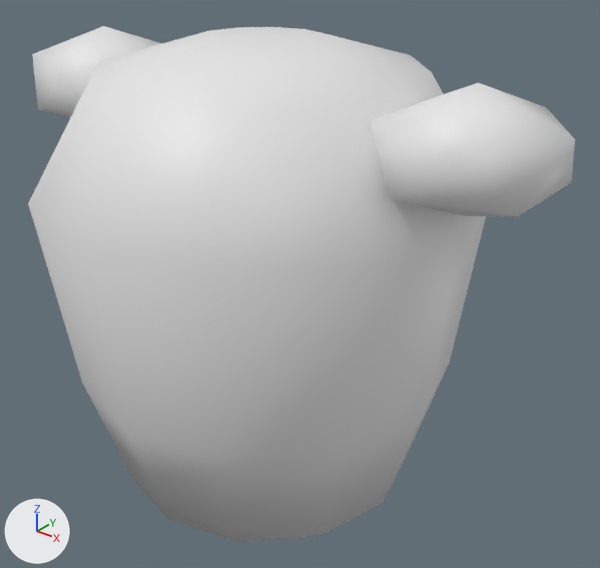
Renders of the glTF model assets/models/items/copper_chainmail.glb from each side of a commit.
The view is the same before and after, from a 50 mm camera at (0.396, -0.451, 0.449) aimed at (0.026, 0.012, 0.162). Arrows for +X, +Y and +Z are at lower left; the lights stay in place. The older version comes first.

Script lines for the objects in view, before the commit:
```python
me_copper_chainmail_v0 = bpy.data.meshes.new('copper_chainmail_v0')
me_copper_chainmail_v0.from_pydata(...)  # 84 vertices, 156 faces; spans x -0.233..0.233, y -0.17..0.17, z 0.0..0.35
me_copper_chainmail_v0.materials.append(mat_prop_copper)
ob_copper_chainmail_v0 = bpy.data.objects.new('copper_chainmail_v0', me_copper_chainmail_v0)
ob_copper_chainmail_v0.location = (0.0, 0.0, 0.0)
```
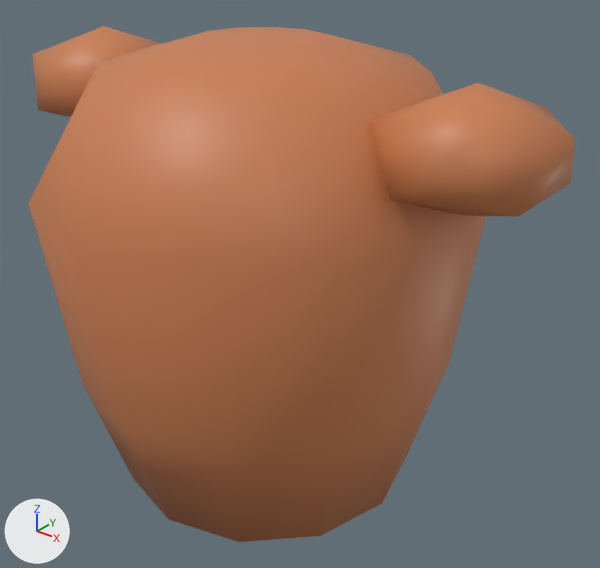
Location of each change, (x1, y1, x2, y2) in pixels of the pictures (600 x 568 px):
part 1 of me_copper_chainmail_v0, recoloured (white to orange): (28, 26, 575, 542) in both

Edits to the bpy script that builds the scene:
```text
Change me_copper_chainmail_v0:
    where me_copper_chainmail_v0.from_pydata(...)  # 84 vertices, 156 faces; spans x -0.233..0.233, y -0.17..0.17, z 0.0..0.35
    used by ob_copper_chainmail_v0; location = (0.0, 0.0, 0.0)
    me_copper_chainmail_v0 part 1: 156 faces centred in x -0.225..0.225, y -0.156..0.156, z 0.0..0.35 are repainted in the vertex colours; the middle colour goes from white #ffffff to orange #e08c5a
```
